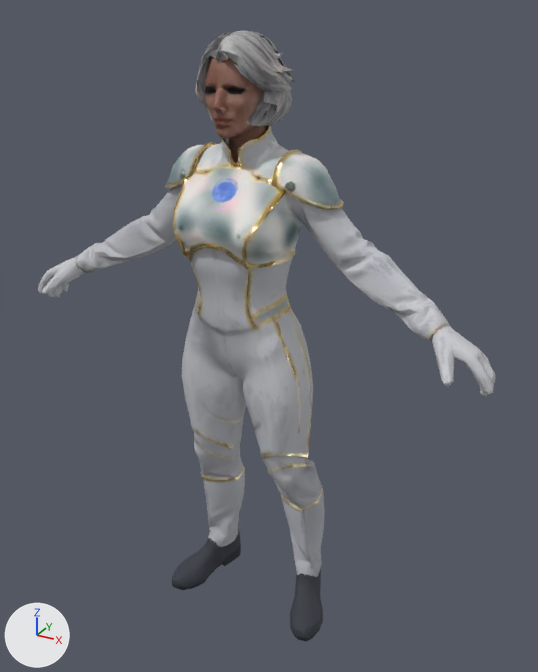
What one commit did to the glTF model app/game3d/cast/heroes/celestials_lyra_lod1.glb.
Rendered twice from a camera (50 mm lens) standing at (1.019, -1.712, 1.85) and looking at (0.045, 0.057, 0.965). The axes (+X, +Y, +Z) are drawn at lower left. The lights are the same throughout. The first picture is the older version. Vertices at exactly the same position are counted once.

In view in the first picture: 'geometry_0'.
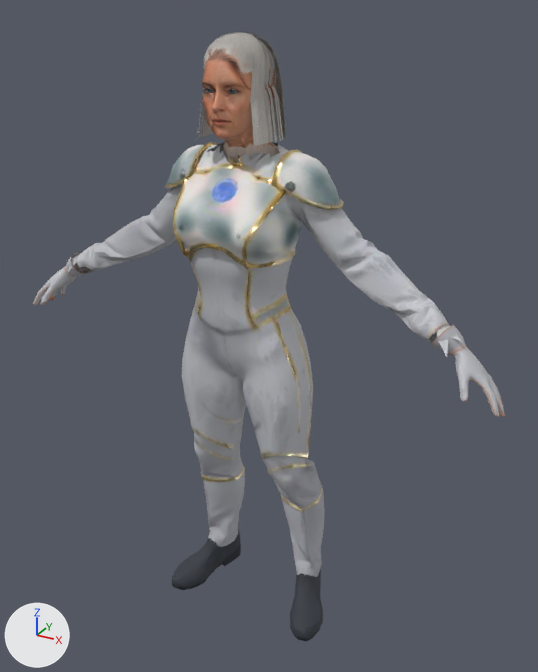
Where the change shows, as pixel boxes (x1, y1, x2, y2) in the pictures (538 x 672 px):
'geometry_0', reshaped (13% narrower, 18% shorter): before (38, 30, 495, 642); after (66, 142, 462, 642)
'head_hybrid', added (brown): after (202, 37, 279, 164)
'hair_cards', added: after (196, 32, 287, 146)
'hands', added: after (33, 252, 505, 417)
part 1 of me_geometry_0, reshaped (mostly hidden afterwards): before (38, 30, 295, 298); after (218, 164, 313, 413)
part 2 of me_geometry_0, deleted: before (431, 329, 495, 397)

The edits, one by one:
Picture 'head_colour' (img_head_colour) is new.
Picture 'head_normal' (img_head_normal) is new.
Picture 'head_orm' (img_head_orm) is new.
Picture 'hands_colour' (img_hands_colour) is new.
Picture 'hair_cards' (img_hair_cards) is new.
Material 'head_hybrid' (mat_head_hybrid) is new.
Uses the picture img_head_colour.
Uses the picture img_head_normal.
Uses the picture img_head_orm.
Material 'hands_cloth' (mat_hands_cloth) is new.
Its texture is img_hands_colour.
Material 'hair_cards' (mat_hair_cards) is new.
Uses the picture img_hair_cards.
me_geometry_0 is used by ob_geometry_0; location (0.0, 0.0, 0.0).
me_geometry_0 had 5297 vertices, 10823 faces and spanned x -0.73..0.73, y -0.18..0.18, z 0.0..1.8.
me_geometry_0 now has 3492 vertices, 6742 faces and spans x -0.63..0.64, y -0.18..0.18, z 0.0..1.58.
me_geometry_0 part 1: 1 vertex moved within x 0.04, y 0.07, z 1.58; 1551 vertices removed from x -0.73..0.13, y -0.15..0.15, z 0.98..1.8; 36 vertices added at x -0.25..0.19, y -0.09..0.1, z 0.8..1.54.
me_geometry_0 part 2: 241 vertices removed from x 0.55..0.73, y -0.15..0.01, z 0.98..1.14.
Other edits to the shape of me_geometry_0 do not show in these pictures.
Mesh me_head_hybrid is new.
It has 1791 vertices, 3524 faces and spans x -0.097..0.089, y -0.134..0.101, z 1.427..1.789.
It uses material mat_head_hybrid.
Mesh me_hands is new.
It has 1363 vertices, 2684 faces and spans x -0.76..0.76, y -0.14..0.01, z 0.95..1.15.
It uses material mat_hands_cloth (picture img_hands_colour).
Mesh me_hair_cards is new.
It has 4084 vertices, 3856 faces and spans x -0.121..0.107, y -0.112..0.13, z 1.533..1.797.
It uses material mat_hair_cards.
Object 'head_hybrid' (ob_head_hybrid) is new; it shows me_head_hybrid.
Its location is (0.0, 0.0, 0.0).
Object 'hands' (ob_hands) is new; it shows me_hands.
Its location is (0.0, 0.0, 0.0).
Object 'hair_cards' (ob_hair_cards) is new; it shows me_hair_cards.
Its location is (0.0, 0.0, 0.0).
